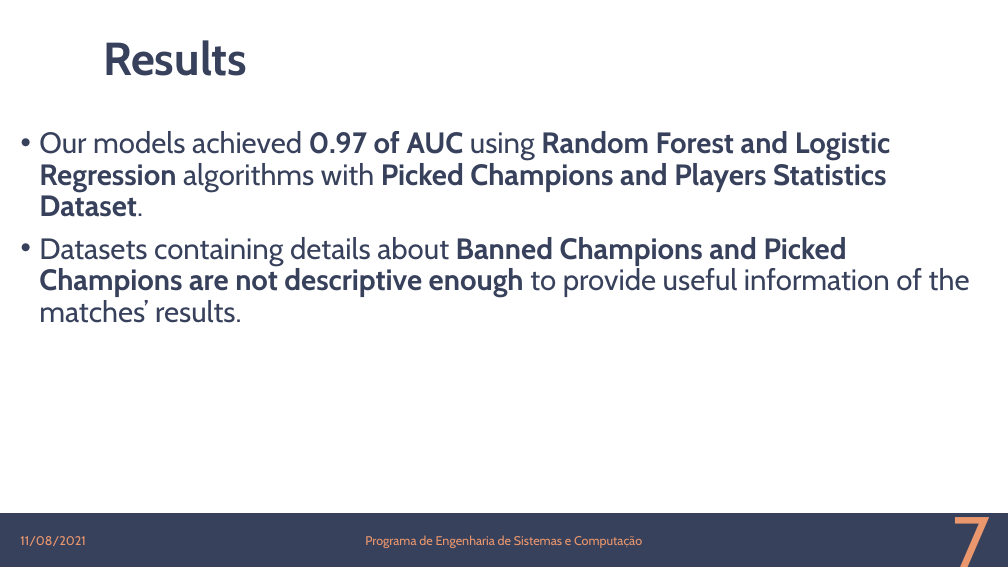
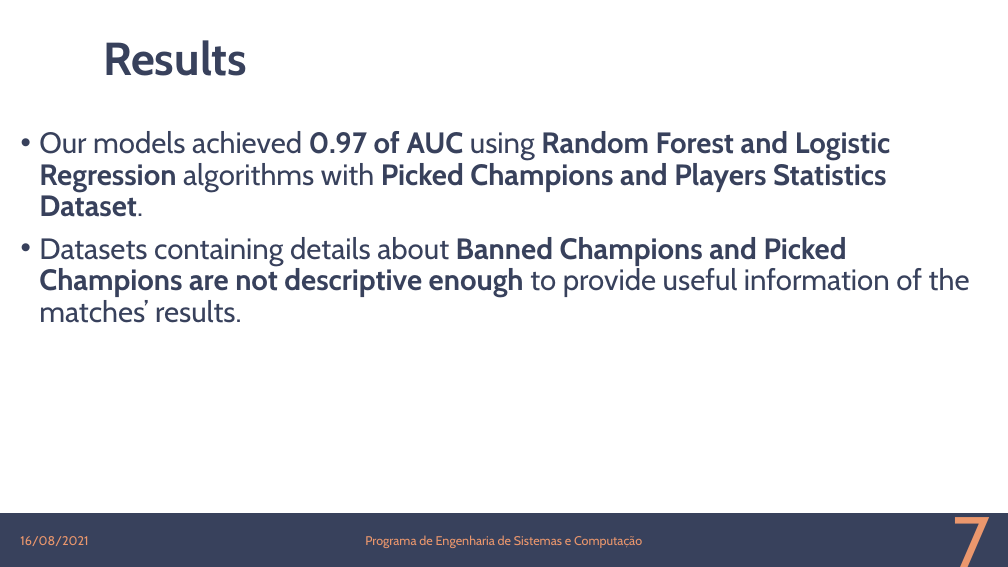
Before and after one commit to lincolncosta/moba.aid.prediction, a slide deck: slide 7 of IEEE COG Presentation.pptx. Drawn at 1008x567 pixels with LibreOffice and Linux fonts; fonts in the diff are those of the drawing; background and template pictures are left out. Boxes give left, top, right and bottom in pixels: in the first picture for what was removed or moved away, otherwise in the second. Text is boxed around its words. In the diff, an @@ line names an element or a change of style, - is before the commit and + after.

```diff
--- a/IEEE COG Presentation.pptx
+++ b/IEEE COG Presentation.pptx
@@ text at box(20, 536, 88, 546): text changed @@
-11/08/2021
+16/08/2021
```
Also in this commit, not shown: 7 other slides changed.
